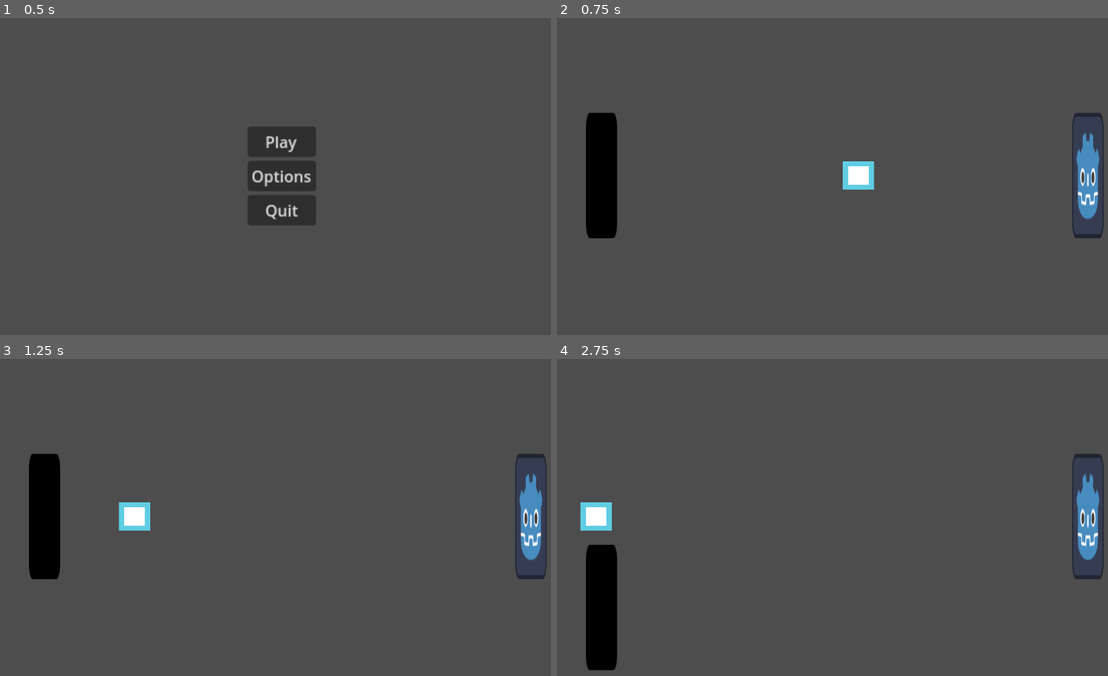
Above: before the commit, frames 1-4 (two rows, left to right).
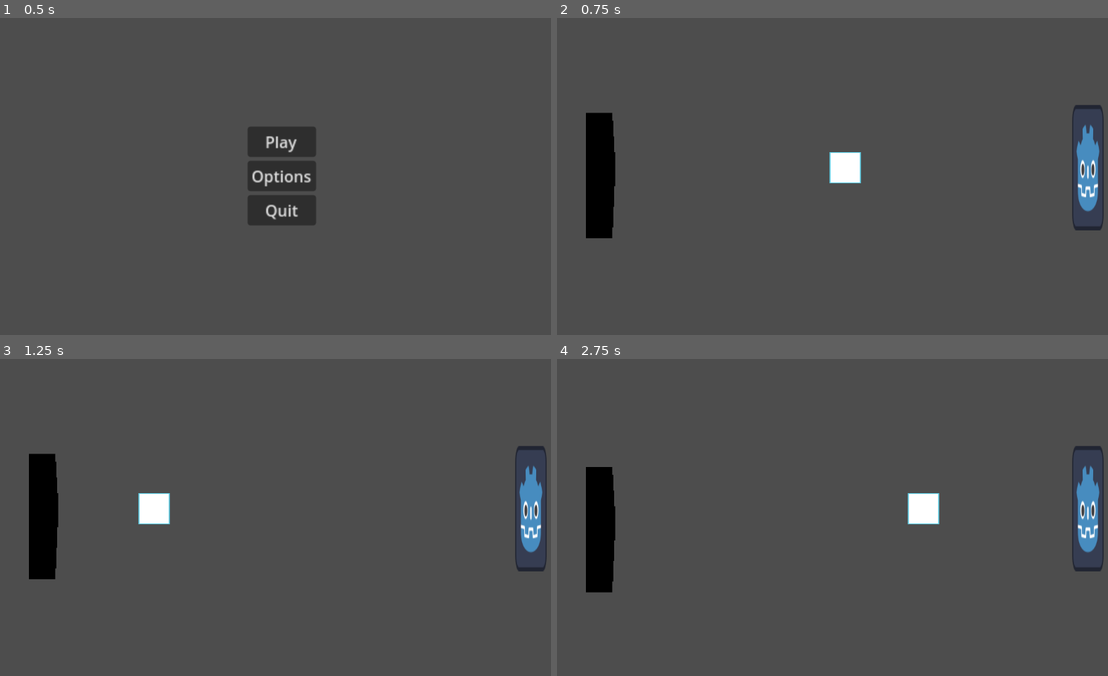
Above: after the commit, the same moments.

Repository: glencostigan/pingpong
Game: Godot game, scene res://MainMenu/MainMenu.tscn
Two runs of this game, one before a commit and one after it. Both use one fixed random seed, a clock stepped at 60 frames per second and the inputs below.
Inputs:
- Up to frame 1 (0.5 s): no input
- Up to frame 2 (0.75 s): click "Play" at 0.5 s
- Up to frame 3 (1.25 s): no input
- Up to frame 4 (2.75 s): hold Up (move_up) 1.28-2.03 s; hold Down (move_down) from 2.03 s (still down)

Frame 1 is identical in both runs. In frame 2, 1.8% of the frame differs, in the area x 5-100%, y 27-70%; in frame 3, 1.9%; in frame 4, 4.2%, in the area x 4-100%, y 27-99%.

Commit message:
working with deathzone

Diff:
--- a/Ball/Ball.tscn
+++ b/Ball/Ball.tscn
@@ -4,22 +4,23 @@
 [ext_resource type="Texture2D" uid="uid://br7v3vikuwqbs" path="res://Ball/Ball.png" id="2_gkxsl"]
 
 [sub_resource type="RectangleShape2D" id="RectangleShape2D_hpqgr"]
-size = Vector2(128, 128)
+size = Vector2(64, 64)
 
 [node name="Ball" type="CharacterBody2D"]
 script = ExtResource("1_0sitg")
 
 [node name="Ball" type="CollisionShape2D" parent="."]
-scale = Vector2(0.5, 0.5)
 shape = SubResource("RectangleShape2D_hpqgr")
 
 [node name="Sprite2D" type="Sprite2D" parent="."]
 texture_filter = 1
-position = Vector2(1.14441e-05, 3.8147e-06)
-scale = Vector2(10.625, 9.67634)
+scale = Vector2(2, 2)
 texture = ExtResource("2_gkxsl")
 metadata/_aseprite_wizard_interface_config_ = {
-"pending_changes": {}
+"layer_section": false,
+"output_section": false,
+"pending_changes": {},
+"slice_section": false
 }
 metadata/_aseprite_wizard_config_ = {
 "i_mode": 1,
@@ -33,4 +34,4 @@
 "slice": "",
 "source": "res://Ball/Ball.aseprite"
 }
-metadata/_aseprite_wizard_source_file_hash_ = "73ca3f81769d87a676d4ea26ab89e37a"
+metadata/_aseprite_wizard_source_file_hash_ = "273b5568113be1a9a2bb1d0a18fac804"
--- /dev/null
+++ b/Ceiling/Ceiling.tscn
@@ -0,0 +1,17 @@
+[gd_scene load_steps=3 format=3 uid="uid://bp4encbf45g8c"]
+
+[sub_resource type="RectangleShape2D" id="RectangleShape2D_1cq1q"]
+size = Vector2(1152, 56)
+
+[sub_resource type="RectangleShape2D" id="RectangleShape2D_2hqp1"]
+size = Vector2(1152, 64)
+
+[node name="Ceiling" type="StaticBody2D"]
+
+[node name="CollisionShape2D3" type="CollisionShape2D" parent="."]
+position = Vector2(576, 676)
+shape = SubResource("RectangleShape2D_1cq1q")
+
+[node name="CollisionShape2D4" type="CollisionShape2D" parent="."]
+position = Vector2(576, -32)
+shape = SubResource("RectangleShape2D_2hqp1")
--- /dev/null
+++ b/DeathZone/DeathZone.gd
@@ -0,0 +1,12 @@
+extends Area2D
+
+func _on_area_entered(area: Area2D) -> void:
+	if area.name == "Ball":
+		# Ball went out of bounds, reset.
+		area.reset()
+
+
+func _on_body_entered(body: Node2D) -> void:
+	if body.name == "Ball":
+		# Ball went out of bounds, reset
+		get_tree().reload_current_scene()
--- /dev/null
+++ b/DeathZone/DeathZone.tscn
@@ -0,0 +1,23 @@
+[gd_scene load_steps=4 format=3 uid="uid://x7kop1cx41pj"]
+
+[ext_resource type="Script" path="res://DeathZone/DeathZone.gd" id="1_ieu4x"]
+
+[sub_resource type="RectangleShape2D" id="RectangleShape2D_mrbw1"]
+size = Vector2(64, 648)
+
+[sub_resource type="RectangleShape2D" id="RectangleShape2D_564kr"]
+size = Vector2(64, 648)
+
+[node name="DeathZone" type="Area2D"]
+script = ExtResource("1_ieu4x")
+
+[node name="CollisionShape2D3" type="CollisionShape2D" parent="."]
+position = Vector2(1184, 324)
+shape = SubResource("RectangleShape2D_mrbw1")
+
+[node name="CollisionShape2D4" type="CollisionShape2D" parent="."]
+position = Vector2(-32, 324)
+shape = SubResource("RectangleShape2D_564kr")
+
+[connection signal="area_entered" from="." to="." method="_on_area_entered"]
+[connection signal="body_entered" from="." to="." method="_on_body_entered"]
--- a/FPSCounter/FPSCounter.gd
+++ b/FPSCounter/FPSCounter.gd
@@ -16,5 +16,3 @@
 	if Input.is_action_just_pressed("fps"):
 		print("fps pressed")
 		visible = !visible
-	if Input.is_action_just_pressed("reset_scene"):
-		get_tree().reload_current_scene()
--- a/Main/Main.gd
+++ b/Main/Main.gd
@@ -10,3 +10,9 @@
 # Called every frame. 'delta' is the elapsed time since the previous frame.
 func _process(_delta: float) -> void:
 	pass
+
+func _input(event: InputEvent) -> void:
+	if Input.is_action_just_pressed("reset_scene"):
+		get_tree().reload_current_scene()
+	if Input.is_action_just_pressed("quit"):
+		get_tree().quit()
--- a/Main/Main.tscn
+++ b/Main/Main.tscn
@@ -1,10 +1,11 @@
-[gd_scene load_steps=6 format=3 uid="uid://bgcd1gwwjgmyd"]
+[gd_scene load_steps=7 format=3 uid="uid://bgcd1gwwjgmyd"]
 
 [ext_resource type="Script" path="res://Main/Main.gd" id="1_gxcs0"]
 [ext_resource type="PackedScene" uid="uid://pgkj45u5w5yp" path="res://Player/Player.tscn" id="2_hg6de"]
-[ext_resource type="PackedScene" uid="uid://bp4encbf45g8c" path="res://Walls/Walls.tscn" id="3_lba0m"]
+[ext_resource type="PackedScene" uid="uid://bp4encbf45g8c" path="res://Ceiling/Ceiling.tscn" id="3_lba0m"]
 [ext_resource type="PackedScene" uid="uid://be3e267yiocdb" path="res://Ball/Ball.tscn" id="4_rue43"]
 [ext_resource type="PackedScene" uid="uid://b8rky1l2qr3by" path="res://Enemy/Enemy.tscn" id="5_swgmw"]
+[ext_resource type="PackedScene" uid="uid://x7kop1cx41pj" path="res://DeathZone/DeathZone.tscn" id="6_24iii"]
 
 [node name="Main" type="Node2D"]
 script = ExtResource("1_gxcs0")
@@ -15,7 +16,13 @@
 [node name="Walls" parent="." instance=ExtResource("3_lba0m")]
 
 [node name="Ball" parent="." instance=ExtResource("4_rue43")]
-position = Vector2(816, 322)
+position = Vector2(789, 306)
+collision_layer = 3
+collision_mask = 3
 
 [node name="Enemy" parent="." instance=ExtResource("5_swgmw")]
 position = Vector2(1085, 330)
+
+[node name="DeathZone" parent="." instance=ExtResource("6_24iii")]
+collision_layer = 2
+collision_mask = 2
--- a/Player/Player.tscn
+++ b/Player/Player.tscn
@@ -1,7 +1,7 @@
 [gd_scene load_steps=3 format=3 uid="uid://pgkj45u5w5yp"]
 
 [ext_resource type="Script" path="res://Player/Player.gd" id="1_8cxqw"]
-[ext_resource type="Texture2D" uid="uid://bb42k6h6760g6" path="res://Player/Player.svg" id="1_n3sv7"]
+[ext_resource type="Texture2D" uid="uid://br14f32cobjuy" path="res://Player/Player.png" id="2_wo14b"]
 
 [node name="Player" type="CharacterBody2D"]
 motion_mode = 1
@@ -9,9 +9,26 @@
 
 [node name="Sprite2D" type="Sprite2D" parent="."]
 modulate = Color(0, 0, 0, 1)
+texture_filter = 1
 position = Vector2(9.53674e-07, 3.8147e-06)
-scale = Vector2(0.5, 2)
-texture = ExtResource("1_n3sv7")
+scale = Vector2(2, 2)
+texture = ExtResource("2_wo14b")
+metadata/_aseprite_wizard_interface_config_ = {
+"pending_changes": {}
+}
+metadata/_aseprite_wizard_config_ = {
+"i_mode": 1,
+"keep_anim_length": false,
+"layer": "",
+"o_ex_p": "",
+"o_folder": "",
+"o_name": "",
+"only_visible": false,
+"player": "",
+"slice": "",
+"source": "res://Player/Player.aseprite"
+}
+metadata/_aseprite_wizard_source_file_hash_ = "d91d2515b2f2ebc17ae5af3ce8b1fa03"
 
 [node name="CollisionPolygon2D" type="CollisionPolygon2D" parent="."]
 polygon = PackedVector2Array(24, -128, 32, 0, 24, 128, -32, 128, -32, -128)
--- a/Walls/Walls.tscn
+++ /dev/null
@@ -1,22 +0,0 @@
-[gd_scene load_steps=2 format=3 uid="uid://bp4encbf45g8c"]
-
-[sub_resource type="RectangleShape2D" id="RectangleShape2D_un2sr"]
-size = Vector2(1157.5, 643.5)
-
-[node name="Walls" type="StaticBody2D"]
-
-[node name="CollisionShape2D" type="CollisionShape2D" parent="."]
-position = Vector2(1726, 321)
-shape = SubResource("RectangleShape2D_un2sr")
-
-[node name="CollisionShape2D2" type="CollisionShape2D" parent="."]
-position = Vector2(-571, 324)
-shape = SubResource("RectangleShape2D_un2sr")
-
-[node name="CollisionShape2D3" type="CollisionShape2D" parent="."]
-position = Vector2(580, 958)
-shape = SubResource("RectangleShape2D_un2sr")
-
-[node name="CollisionShape2D4" type="CollisionShape2D" parent="."]
-position = Vector2(578, -313)
-shape = SubResource("RectangleShape2D_un2sr")
--- a/project.godot
+++ b/project.godot
@@ -55,6 +55,12 @@
 "events": [Object(InputEventKey,"resource_local_to_scene":false,"resource_name":"","device":-1,"window_id":0,"alt_press …(192 unchanged characters)…
 ]
 }
+quit={
+"deadzone": 0.5,
+"events": [Object(InputEventKey,"resource_local_to_scene":false,"resource_name":"","device":-1,"window_id":0,"alt_pressed":false,"shift_pressed":false,"ctrl_pressed":false,"meta_pressed":false,"pressed":false,"keycode":0,"physical_keycode":4194305,"key_label":0,"unicode":0,"location":0,"echo":false,"script":null)
+, Object(InputEventKey,"resource_local_to_scene":false,"resource_name":"","device":-1,"window_id":0,"alt_pressed":false,"shift_pressed":false,"ctrl_pressed":false,"meta_pressed":false,"pressed":false,"keycode":0,"physical_keycode":81,"key_label":0,"unicode":113,"location":0,"echo":false,"script":null)
+]
+}
 
 [rendering]
 
Binary file changed: Ball/Ball.aseprite
Binary file changed: Ball/Ball.png
Binary file added: Player/Player.aseprite
Not shown, added: Player/Player.aseprite.import
Binary file added: Player/Player.png
Not shown, added: Player/Player.png.import
Not shown, changed: .gitignore
